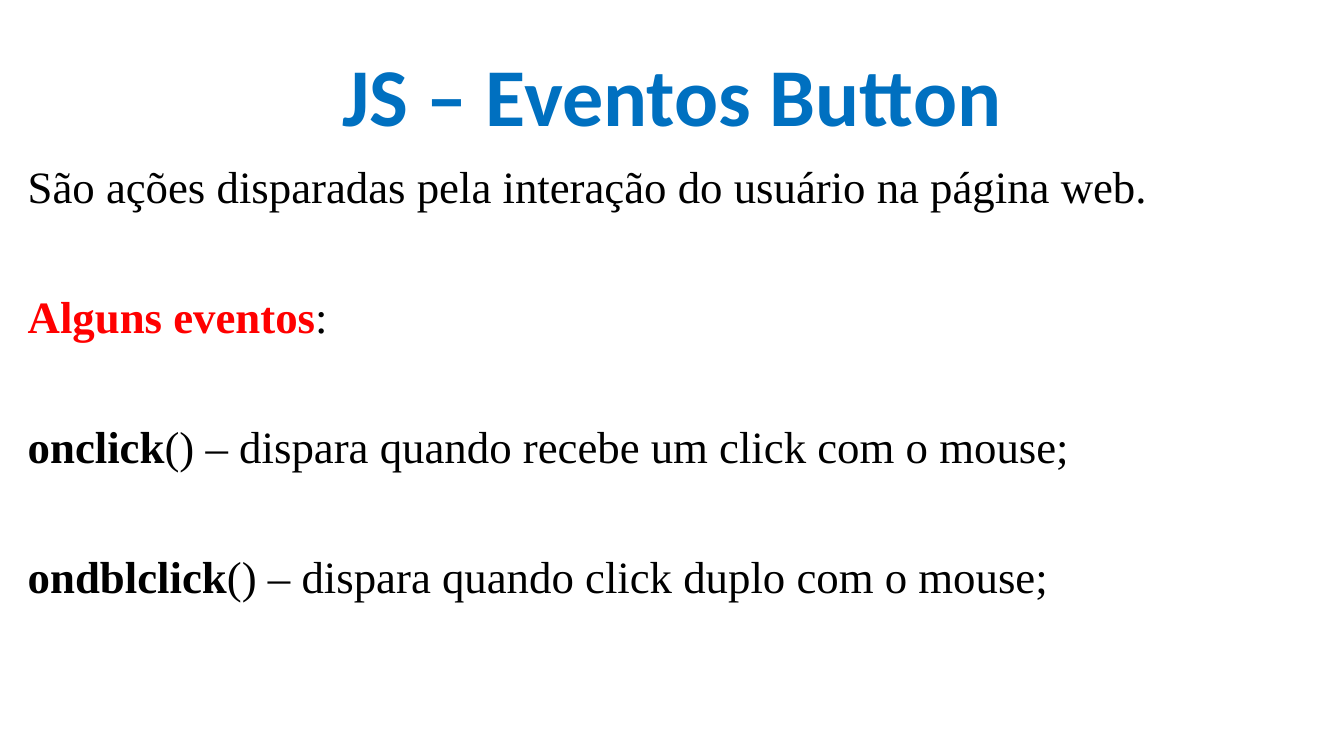
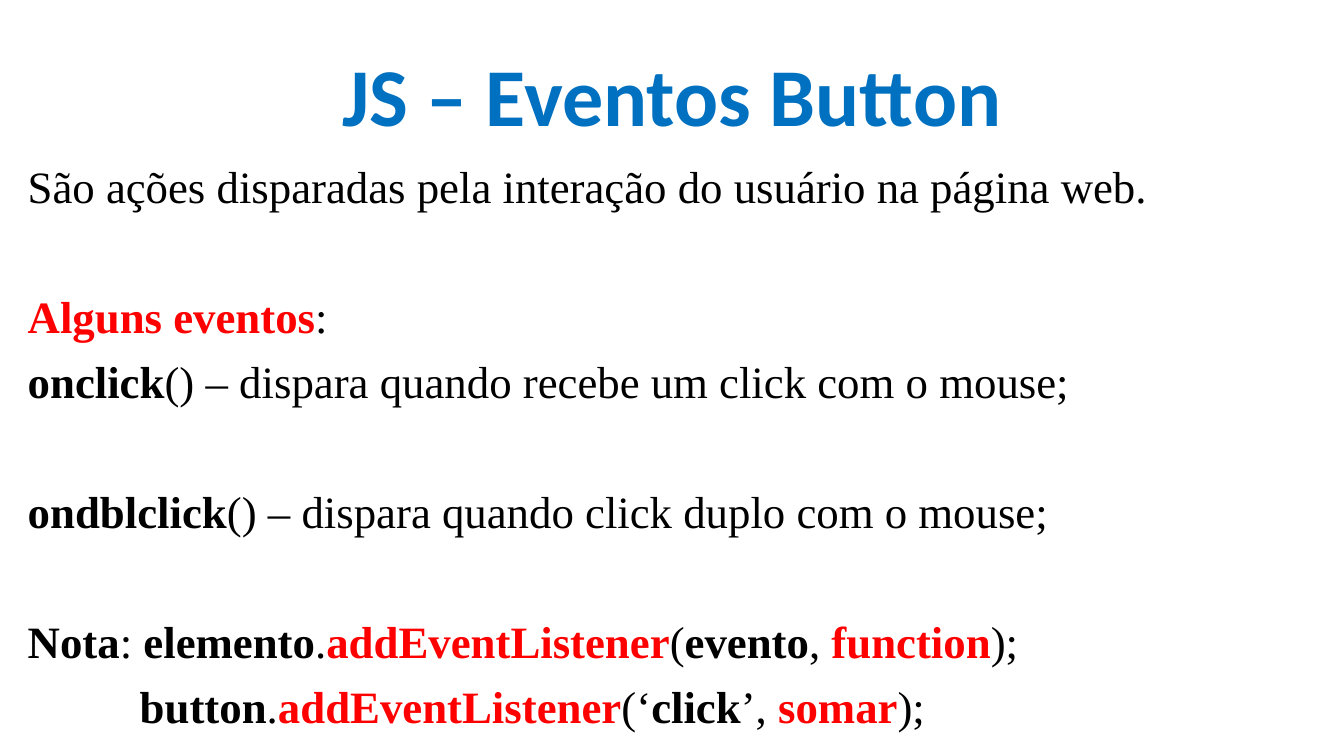
Before and after one commit to CloudEducationBrazil/WydenDesenvolvimentoWebPHP, a slide deck: slide 36 of 01 Classes/Aula 09 Desenvolvimento Web PHP - JS.pptx. Drawn at 1344x756 pixels with LibreOffice and Linux fonts; fonts in the diff are those of the drawing; background and template pictures are left out. Boxes give left, top, right and bottom in pixels: in the first picture for what was removed or moved away, otherwise in the second. Text is boxed around its words. In the diff, an @@ line names an element or a change of style, - is before the commit and + after.

```diff
--- a/01 Classes/Aula 09 Desenvolvimento Web PHP - JS.pptx
+++ b/01 Classes/Aula 09 Desenvolvimento Web PHP - JS.pptx
@@ text at (x1=28, y1=626, x2=1018, y2=733): paragraphs added @@
+Nota: elemento.addEventListener(evento, function);
+button.addEventListener(‘click’, somar);
```
Also in this commit, not shown: 4 other slides changed, 2 slides added, 1 other file.
